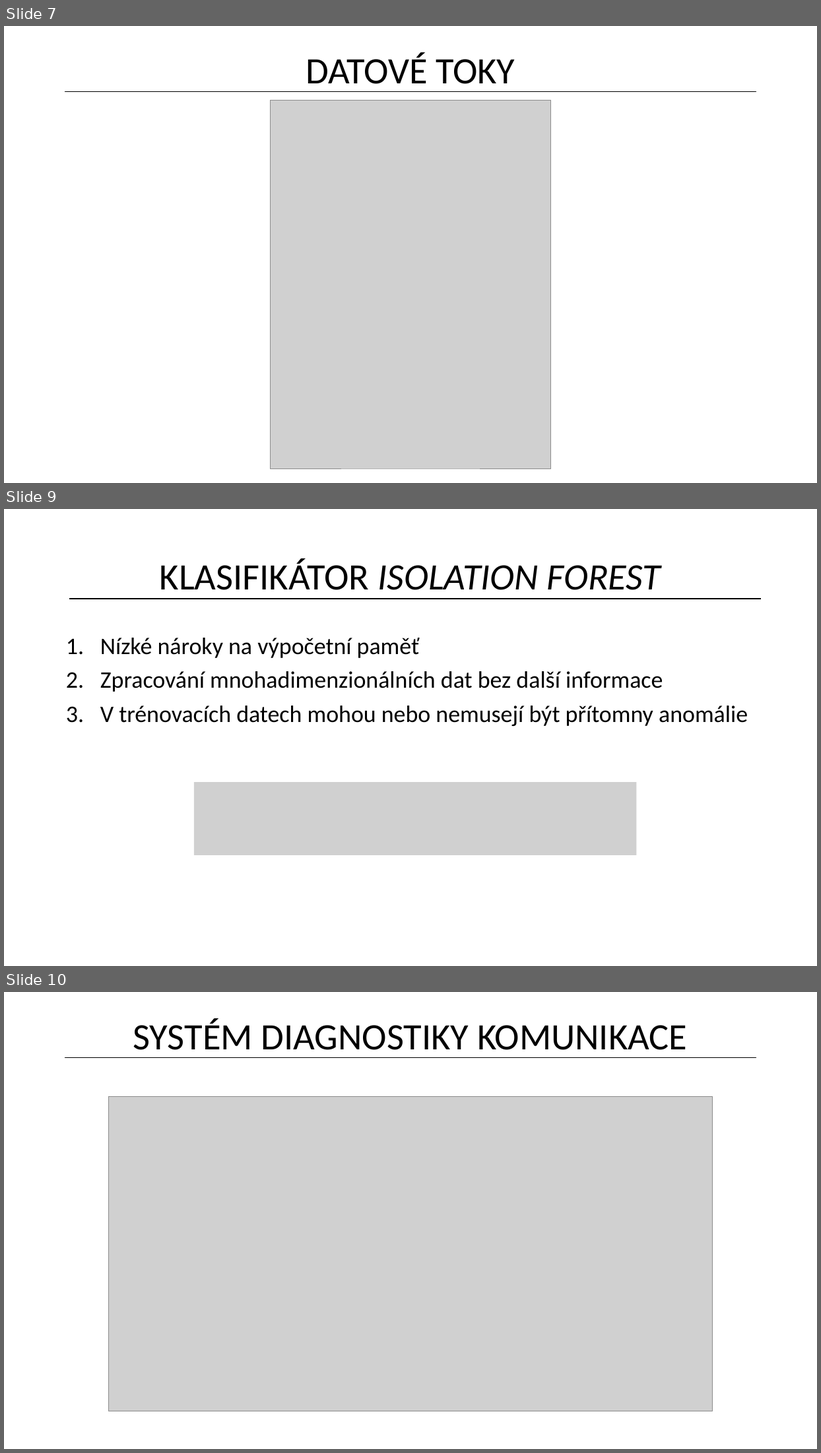
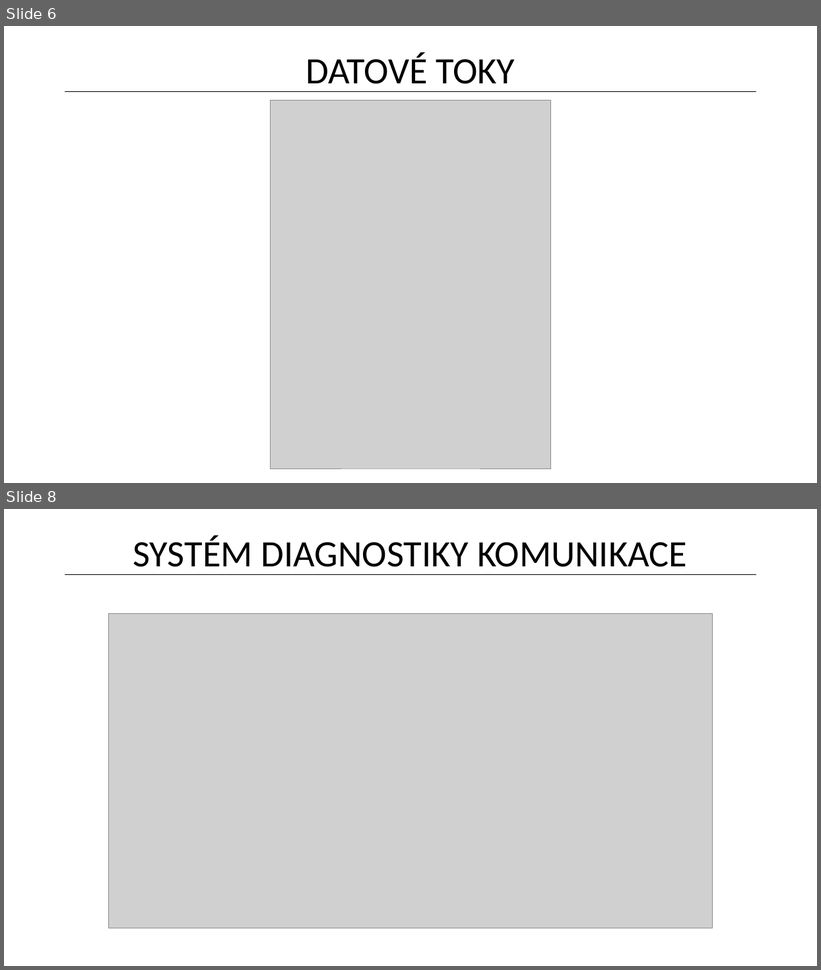
Before and after one commit to kitt10/iot, a slide deck: egs/smarthome/doc/presentation/main.pptx. Shown one above the other, each under a label of ours: slides 7, 9 and 10 before the commit, slides 6 and 8 after it; the slides between them are not shown. The pictures are 821x1453 and 821x970 pixels, drawn with LibreOffice and Linux fonts; fonts in the diff are those of the drawing; grey boxes stand for pictures. Boxes give left, top, right and bottom in pixels: in the first picture for what was removed or moved away, otherwise in the second. Text is boxed around its words. In the diff, an @@ line names an element or a change of style, - is before the commit and + after.

```diff
--- a/egs/smarthome/doc/presentation/main.pptx
+++ b/egs/smarthome/doc/presentation/main.pptx
@@ slide 9 removed at [4, 509, 817, 966], background #FFFFFF @@
@@ title removed at [160, 559, 661, 590] @@
-KLASIFIKÁTOR ISOLATION FOREST
@@ line removed from (69, 599) to (762, 599) @@
@@ text removed at [100, 638, 748, 726] @@
-1. Nízké nároky na výpočetní paměť
-2. Zpracování mnohadimenzionálních dat bez další informace
-3. V trénovacích datech mohou nebo nemusejí být přítomny anomálie
@@ picture removed at [194, 782, 637, 855] @@
@@ what was slide 7 is now slide 6 @@
@@ what was slide 10 is now slide 8 @@
```
Also in this commit, not shown: 4 slides changed, 1 other slide removed, 1 other file.
